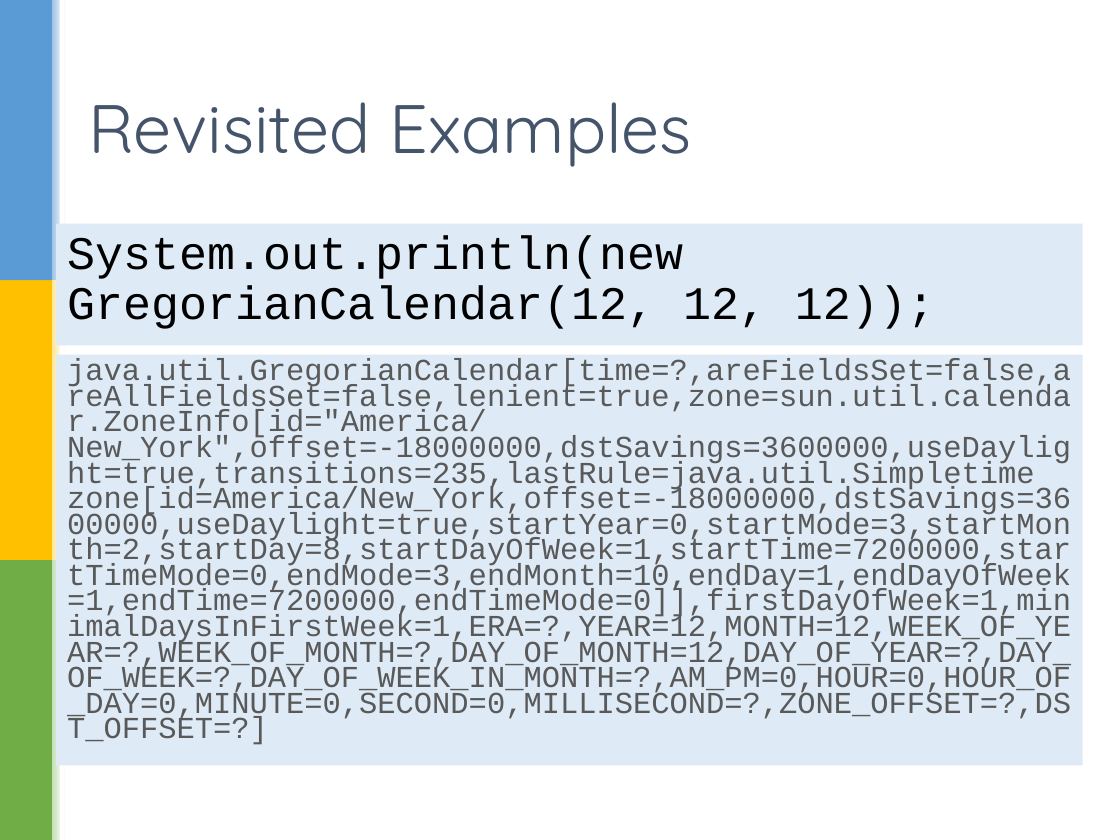
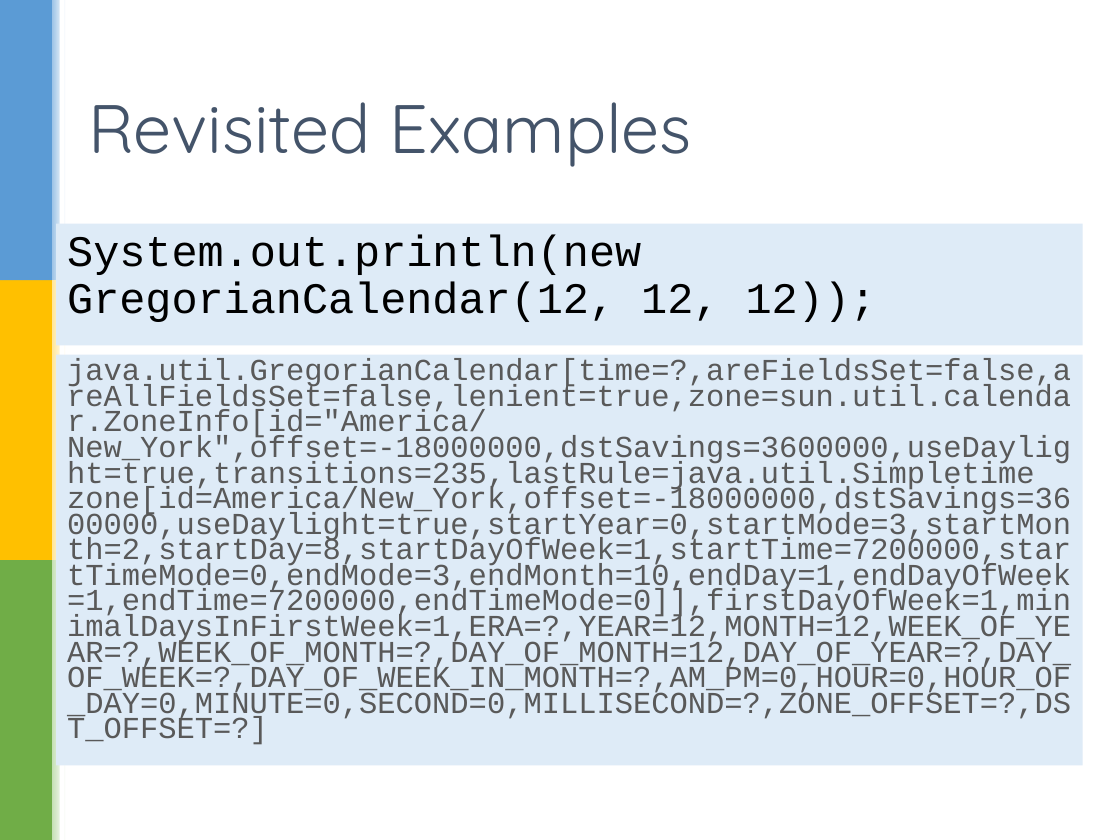
Before and after one commit to sualeh/make-a-date, a slide deck: slide 8 of Java 8 Date and Time API.pptx. Drawn at 1120x840 pixels with LibreOffice and Linux fonts; fonts in the diff are those of the drawing; background and template pictures are left out. Boxes give left, top, right and bottom in pixels: in the first picture for what was removed or moved away, otherwise in the second. Text is boxed around its words. In the diff, an @@ line names an element or a change of style, - is before the commit and + after.

```diff
--- a/Java 8 Date and Time API.pptx
+++ b/Java 8 Date and Time API.pptx
@@ text "System.out.println(new GregorianCalendar(12, 12, 12));" at (x1=56, y1=224, x2=1083, y2=346): size 30 to 28 pt @@
```
Also in this commit, not shown: 7 other slides changed, 1 other file.
